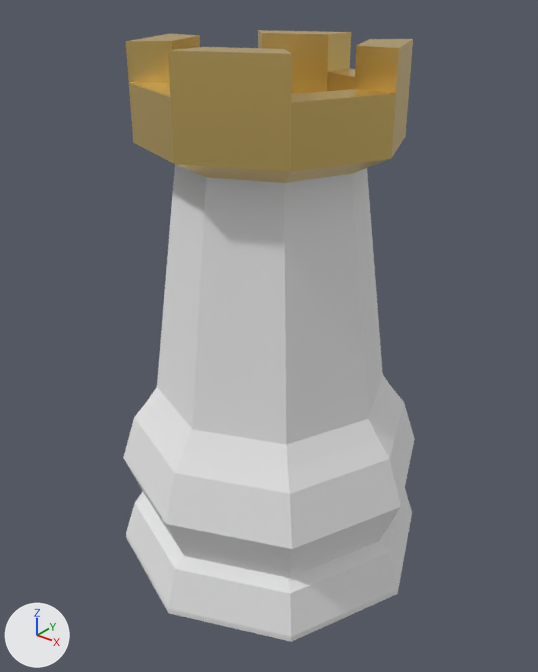
One commit to the glTF model app/src/main/assets/models/gercek5_r_w.glb: the scene before it, then after it.
Camera for both pictures: a 50 mm camera at (0.726, -0.915, 0.986) aimed at (0.003, -0.012, 0.426). Lighting does not change. The marker at lower left points along +X, +Y and +Z. The older version comes first. Vertices at exactly the same position are counted once.

Before the edit, the objects in view are built like this:
```python
me_chesspiece_rook_000_cylinder_007_mesh = bpy.data.meshes.new('chesspiece_rook.000_Cylinder.007-Mesh')
me_chesspiece_rook_000_cylinder_007_mesh.from_pydata(...)  # 120 vertices, 236 faces; spans x -0.284..0.284, y -0.284..0.284, z 0.0..0.9
# faces by material slot: [134, 102]
me_chesspiece_rook_000_cylinder_007_mesh.materials.append(mat_white_piece)  # white #e7e7e7
me_chesspiece_rook_000_cylinder_007_mesh.materials.append(mat_tepe_altin)  # yellow #ebcb7c
ob_r_w = bpy.data.objects.new('r_w', me_chesspiece_rook_000_cylinder_007_mesh)
ob_r_w.location = (0.0, 0.0, 0.0)
```
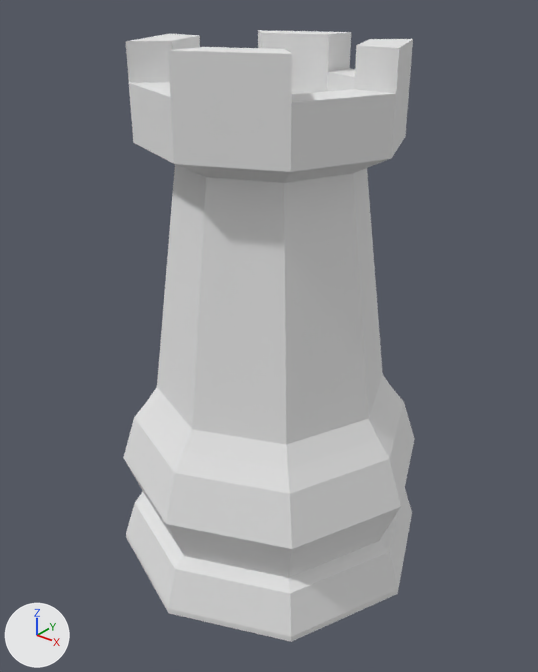
Boxes [x1, y1, x2, y2] around the edits, measured in the pictures (538 x 672 px):
part 1 of me_chesspiece_rook_000_cylinder_007_mesh, recoloured (yellow to white): [126, 30, 413, 183] in both

What changed in the scene script:
```text
Change me_chesspiece_rook_000_cylinder_007_mesh:
    where me_chesspiece_rook_000_cylinder_007_mesh.from_pydata(...)  # 120 vertices, 236 faces; spans x -0.284..0.284, y -0.284..0.284, z 0.0..0.9
    used by ob_r_w; location = (0.0, 0.0, 0.0)
    me_chesspiece_rook_000_cylinder_007_mesh part 1: all 102 faces that had it switch from mat_tepe_altin (yellow #ebcb7c) to mat_white_piece (white #e7e7e7)
```
